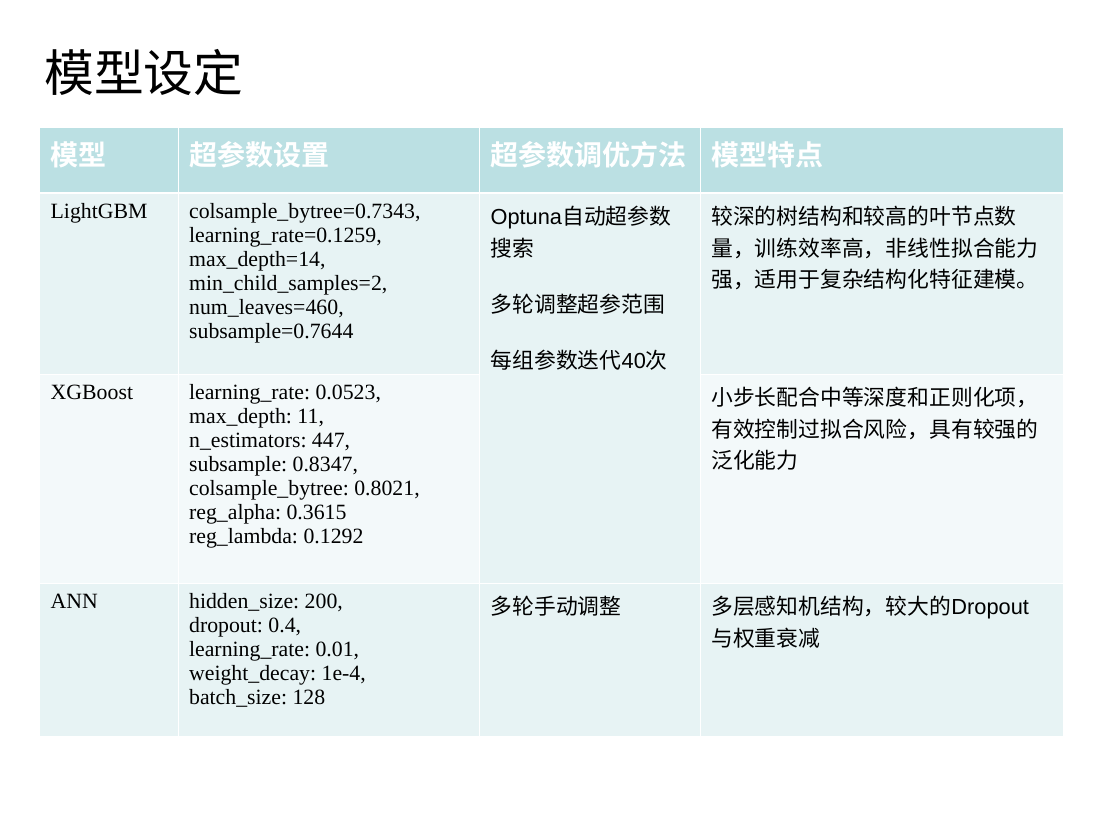
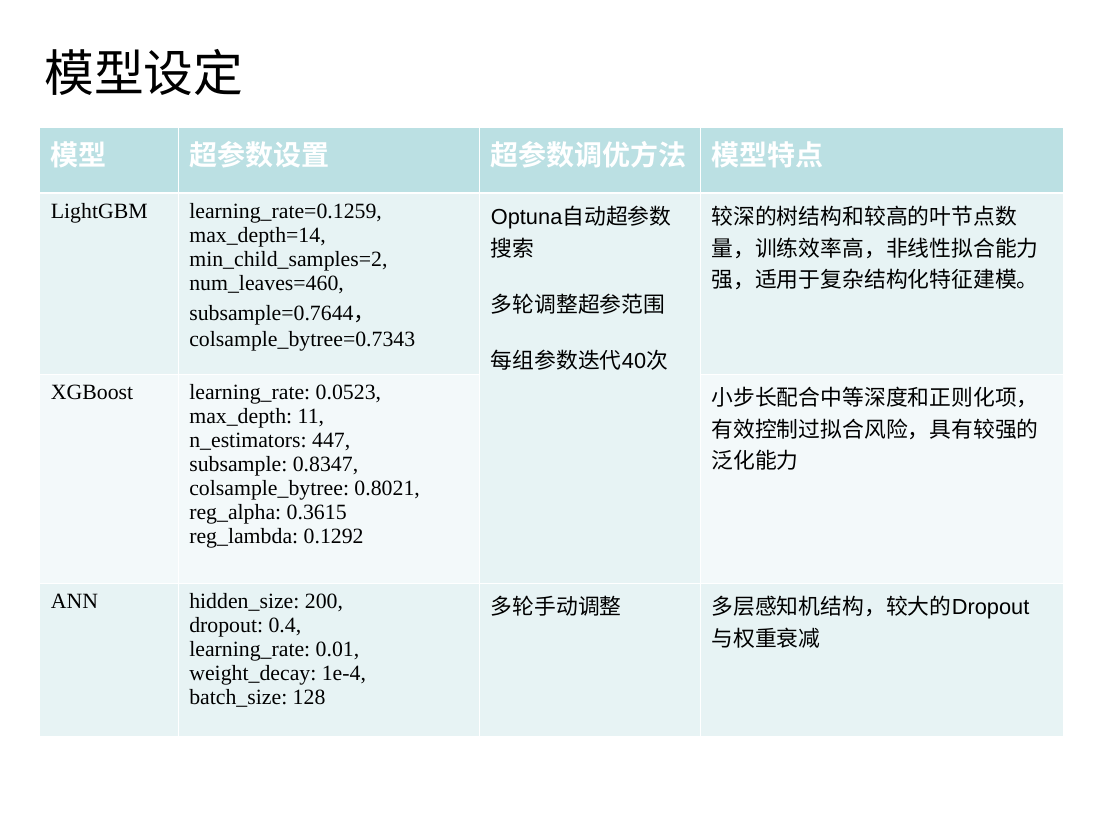
Before and after one commit to Quant-of-Renmin-University/QuantEcon2025_RUC, a slide deck: slide 4 of Homework/eng/2022202560/期末考试 2022202560 卢俊然.ppt. Drawn at 1120x840 pixels with LibreOffice and Linux fonts; fonts in the diff are those of the drawing. Boxes give left, top, right and bottom in pixels: in the first picture for what was removed or moved away, otherwise in the second. Text is boxed around its words. In the diff, an @@ line names an element or a change of style, - is before the commit and + after.

```diff
--- a/Homework/eng/2022202560/期末考试 2022202560 卢俊然.ppt
+++ b/Homework/eng/2022202560/期末考试 2022202560 卢俊然.ppt
@@ table at (39, 128, 1063, 737) @@
-row 2, column 2: colsample_bytree=0.7343, learning_rate=0.1259, / max_depth=14, / min_child_samples=2, / num_leaves=460, / subsample=0.7644
+row 2, column 2: learning_rate=0.1259, / max_depth=14, / min_child_samples=2, / num_leaves=460, / subsample=0.7644， / colsample_bytree=0.7343
```
Also in this commit, not shown: 2 other slides changed.
